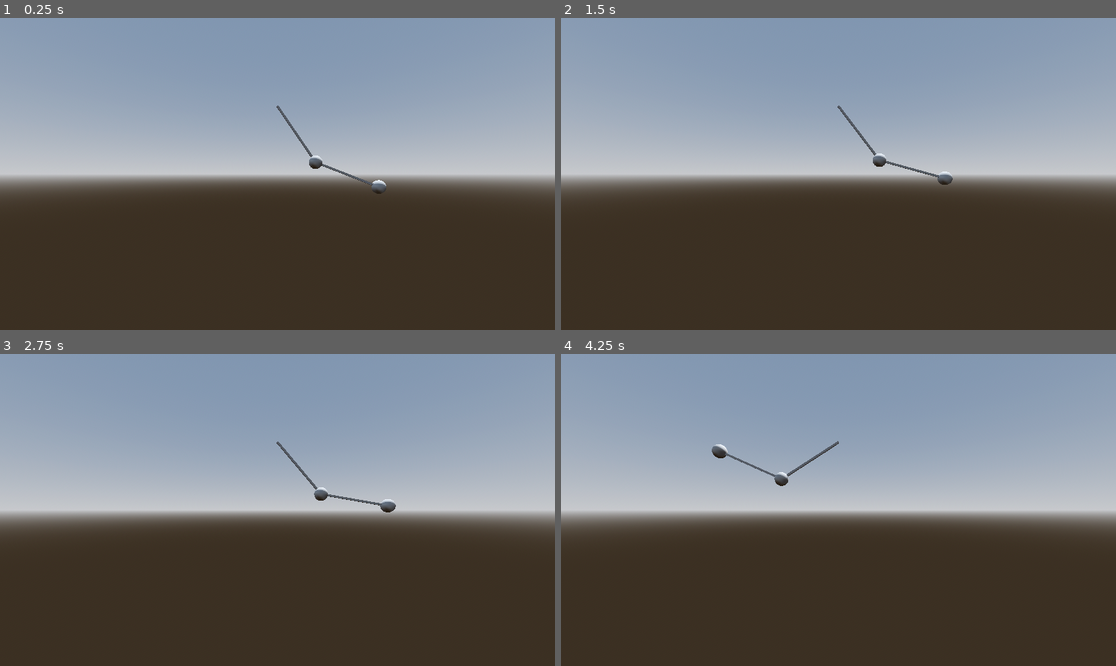
Above: before the commit, frames 1-4 (two rows, left to right).
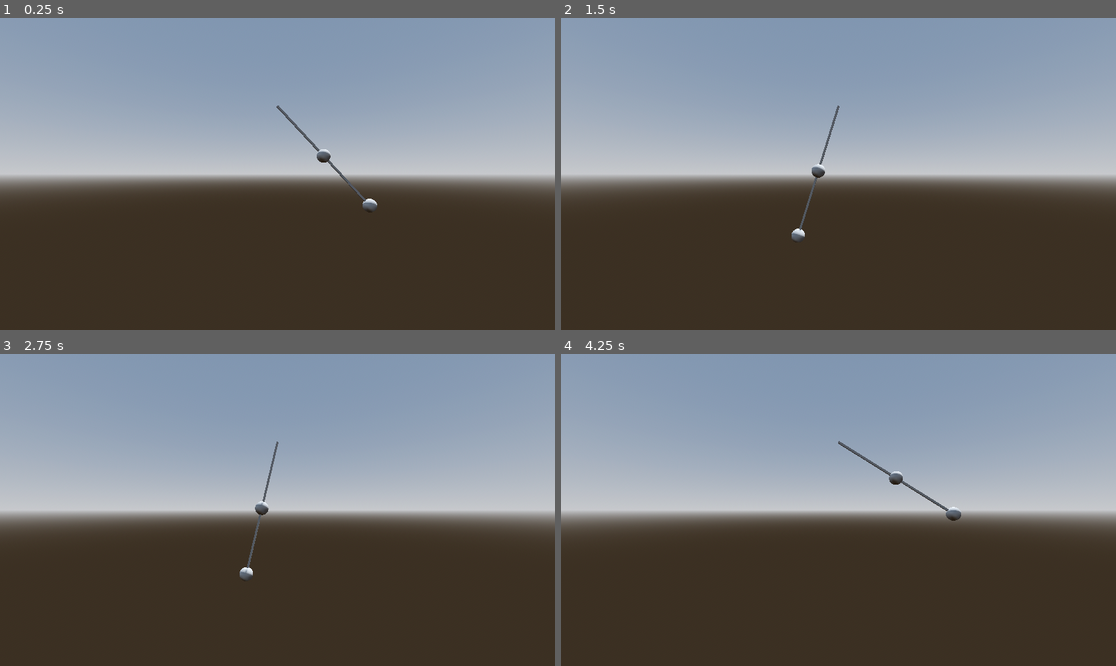
Above: after the commit, the same moments.

Repository: perfectwing1236/COMP-360-Group-2-Assignment-3
Game: Godot game, scene res://root.tscn
The game is run twice, just before and just after one commit, with the same random seed, the same clock (stepped at 60 frames per second) and the same inputs.
Inputs:
- Up to frame 1 (0.25 s): no input
- Up to frame 2 (1.5 s): no input
- Up to frame 3 (2.75 s): no input
- Up to frame 4 (4.25 s): no input

The runs differ from the first frame. In frame 1, 0.6% of the frame differs, in the area x 50-70%, y 28-63%; in frame 2, 0.6%; in frame 3, 0.6%; in frame 4, 0.7%, in the area x 27-73%, y 27-54%.

Commit message:
Intial physics-based pendulum implementation

Diff:
--- a/pendulum.gd
+++ b/pendulum.gd
@@ -1,9 +1,33 @@
 extends Node3D
+
+var initialAngle: float = 45
+var length1: float = 1
+var length2: float = 1
+var angle1: float = initialAngle
+var angle2: float = 0
+var angularVelocity1: float = 0
+var angularVelocity2: float = 0
+var angularAcceleration1: float = 0
+var angularAcceleration2: float = 0
+var gravity: float = 9.8
 
 var time = 0
 @onready var pendulum2 = $pendulum1Rod/pendulum2Center
 
+func _ready() -> void:
+	rotation.z = initialAngle
+
 func _physics_process(delta: float) -> void:
-	time += delta * 10
-	rotation.z = sin(time)
-	pendulum2.rotation.z = sin(time)
+	#time += delta * 10
+	#rotation.z = sin(time)
+	#pendulum2.rotation.z = sin(time)
+
+	angularAcceleration1 = ((-gravity*delta/60) / length1) * sin(angle1)
+	angularVelocity1 += angularAcceleration1
+	angle1 += angularVelocity1
+	rotation.z=angle1
+
+	angularAcceleration2 = ((-gravity*delta/60) / length2) * sin(angle2)
+	angularVelocity2 += angularAcceleration2
+	angle2 += angularVelocity2
+	pendulum2.rotation.z=angle2
